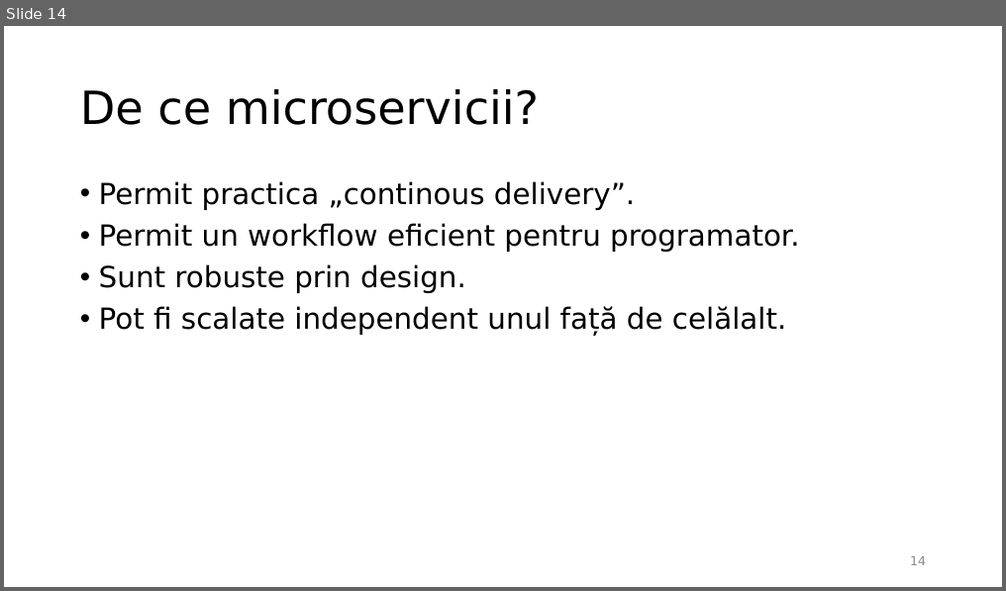
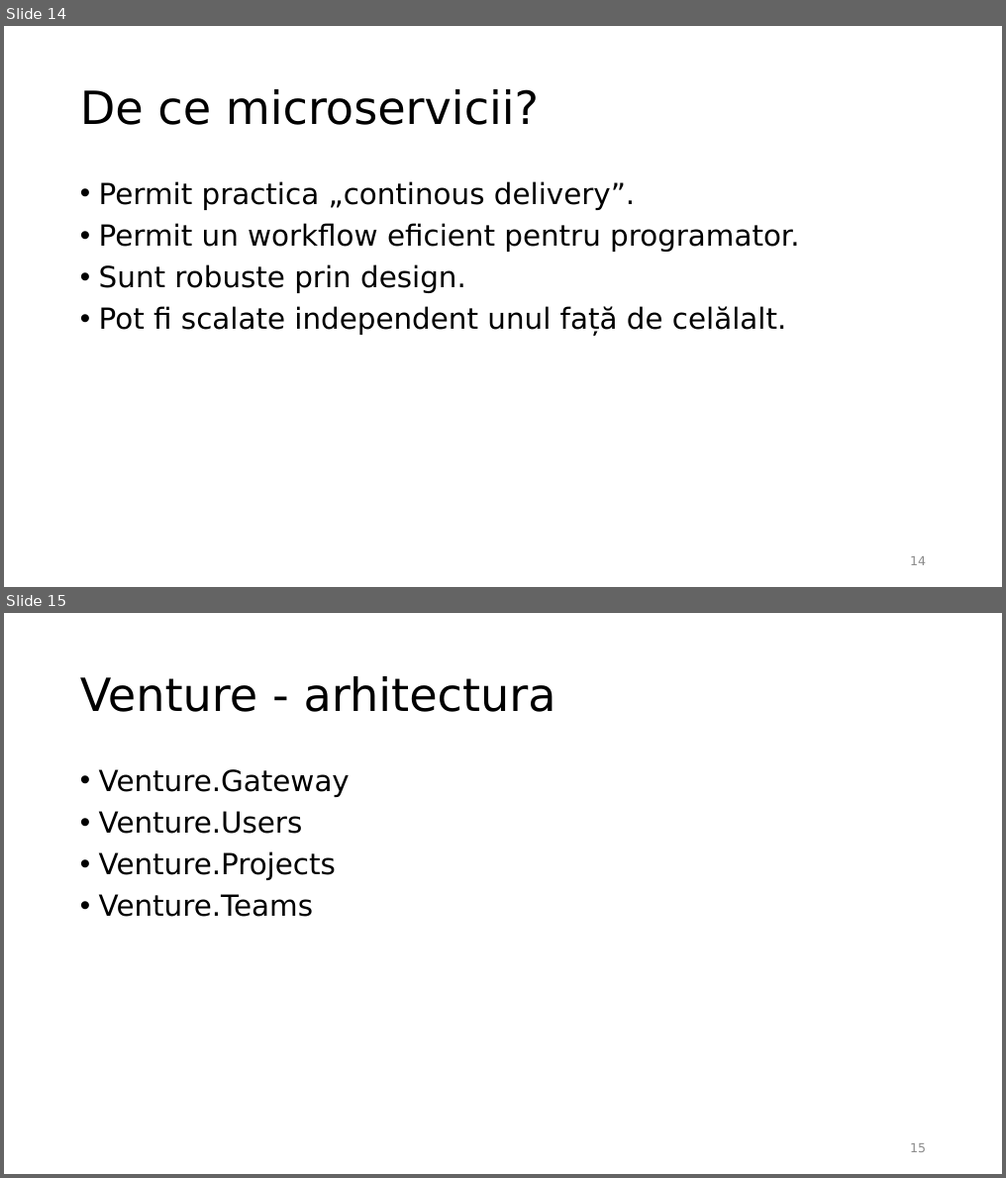
Before and after one commit to radu-solca/Venture, a slide deck: Venture.pptx. Shown one above the other, each under a label of ours: slide 14 before the commit, slides 14 and 15 after it. The pictures are 1006x591 and 1006x1178 pixels, drawn with LibreOffice and Linux fonts; fonts in the diff are those of the drawing. Boxes give left, top, right and bottom in pixels: in the first picture for what was removed or moved away, otherwise in the second. Text is boxed around its words. In the diff, an @@ line names an element or a change of style, - is before the commit and + after.

```diff
--- a/Venture.pptx
+++ b/Venture.pptx
@@ slide 15 added at [4,613,1002,1174], background #FFFFFF @@
@@ title added at [80,676,556,712], 44 pt, text #000000 @@
+Venture - arhitectura
@@ text added at [99,769,350,917], 28 pt, text #000000 @@
+• Venture.Gateway
+• Venture.Users
+• Venture.Projects
+• Venture.Teams
@@ page number added at [910,1144,926,1153], 12 pt, text #8C8C8C @@
+15
```
Also in this commit, not shown: 1 slide changed, 6 other slides added, 3 slides removed, 2 other files.
